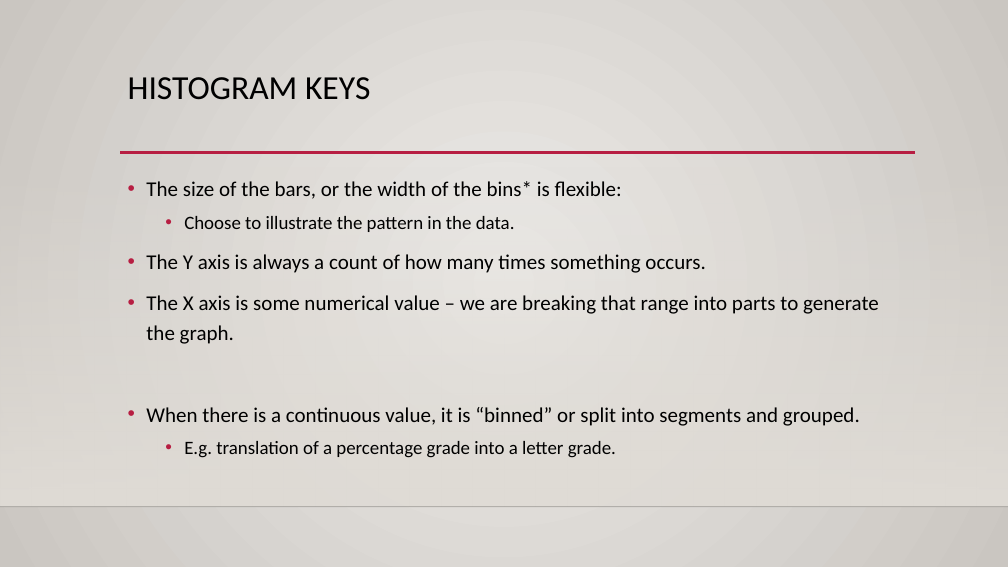
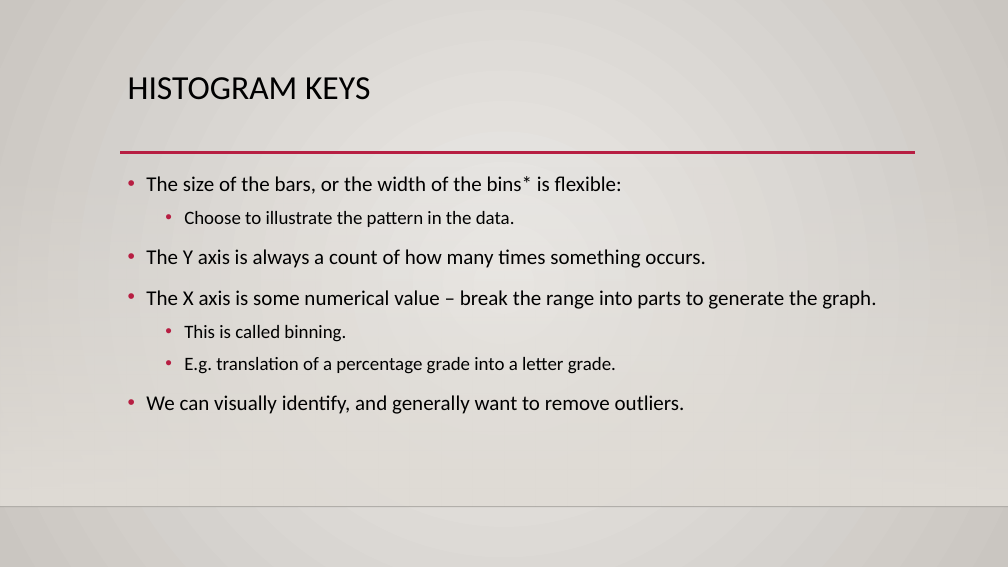
Before and after one commit to SedemSetor/Basic_Stats_in_Python_Student_Repository, a slide deck: slide 10 of reference_material/slides/003_Distribution_Basics.pptx (slide 8 before the commit). Drawn at 1008x567 pixels with LibreOffice and Linux fonts; fonts in the diff are those of the drawing; background and template pictures are left out. Boxes give left, top, right and bottom in pixels: in the first picture for what was removed or moved away, otherwise in the second. Text is boxed around its words. In the diff, an @@ line names an element or a change of style, - is before the commit and + after.

```diff
--- a/reference_material/slides/003_Distribution_Basics.pptx
+++ b/reference_material/slides/003_Distribution_Basics.pptx
@@ text at [146,290,876,342]: text changed @@
-• The X axis is some numerical value – we are breaking that range into parts to generate the graph.
-• When there is a continuous value, it is “binned” or split into segments and grouped.
+• The X axis is some numerical value – break the range into parts to generate the graph.
+  • This is called binning.
@@ text at [146,395,685,414]: paragraph added @@
+• We can visually identify, and generally want to remove outliers.
```
Also in this commit, not shown: 7 other slides changed, 10 slides added, 2 other files.
